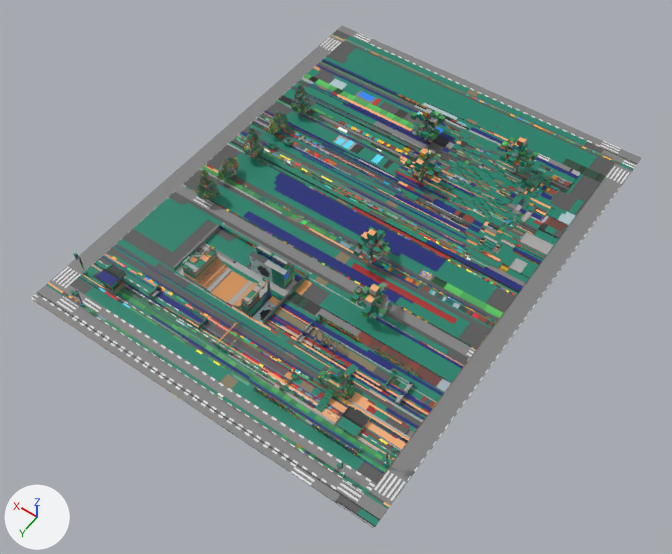
Two versions of the glTF model public/world/Block_Park.glb, one commit apart.
Before and after are seen from a 50 mm lens placed at (-3.6, 2.94, 7.2), pointed at (-0.24, -1.76, -0.19). Every picture has the same lights, and +X, +Y and +Z are marked at lower left. Where no turn or scale is listed for an object, it has been applied to the vertices. Vertices at the same position are counted once.

Names of what the first picture shows: 'Block_Park'.
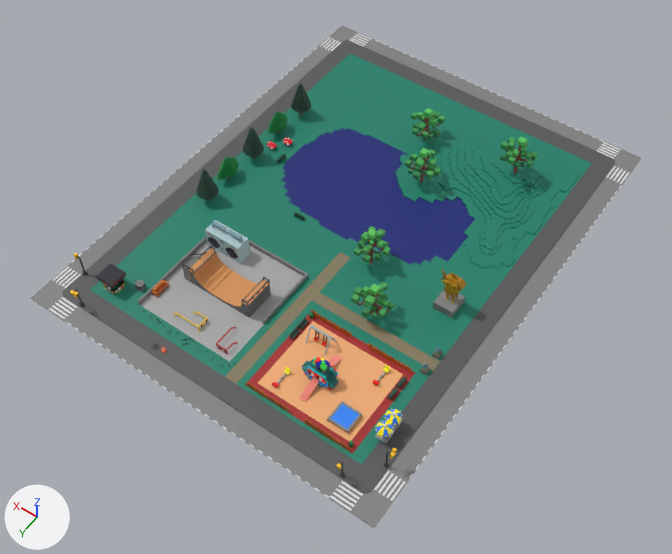
Where the change shows, as pixel boxes (x1, y1, x2, y2) in the pictures (672 x 554 px; the box of a moved part takes in the faces that stretch with it):
part 1 of me_mesh, moved or reshaped: before (296, 330, 304, 340); after (298, 317, 306, 326)
part 2 of me_mesh, moved or reshaped: before (398, 392, 406, 402); after (290, 327, 298, 336)
part 3 of me_mesh, moved or reshaped: before (81, 145, 516, 474); after (64, 133, 522, 492)
part 4 of me_mesh, surface changed: (31, 28, 638, 528) in both

The change, as a list of edits to the scene's bpy script:
```text
Change me_mesh:
    used by ob_block_park; location = (0.0, 0.0, 0.0)
    remove me_mesh.from_pydata(...)  # 17567 vertices, 26358 faces; spans x -2.08..1.92, y -4.93..0.27, z -0.05..0.55
    add me_mesh.from_pydata(...)  # 20164 vertices, 30580 faces; spans x -2.08..1.92, y -4.93..0.27, z -0.05..0.55
    me_mesh part 1: the loose piece of 8 vertices spanning x -0.49..-0.48, y -0.92..-0.81, z 0.04..0.06 is moved by (0.08, -0.13, 0.0)
    me_mesh part 2: the loose piece of 8 vertices spanning x -1.62..-1.61, y -0.91..-0.8, z 0.04..0.06 is moved by (1.21, -0.01, 0.0)
    me_mesh part 3: 2756 vertices removed from x -1.88..1.72, y -2.1..-0.17, z 0.0..0.31; 5313 vertices added at x -1.88..1.72, y -2.67..0.02, z 0.0..0.48
    me_mesh part 4: 20320 kept faces spanning x -2.08..1.92, y -4.93..0.27, z -0.05..0.55 get new texture (UV) coordinates
```
